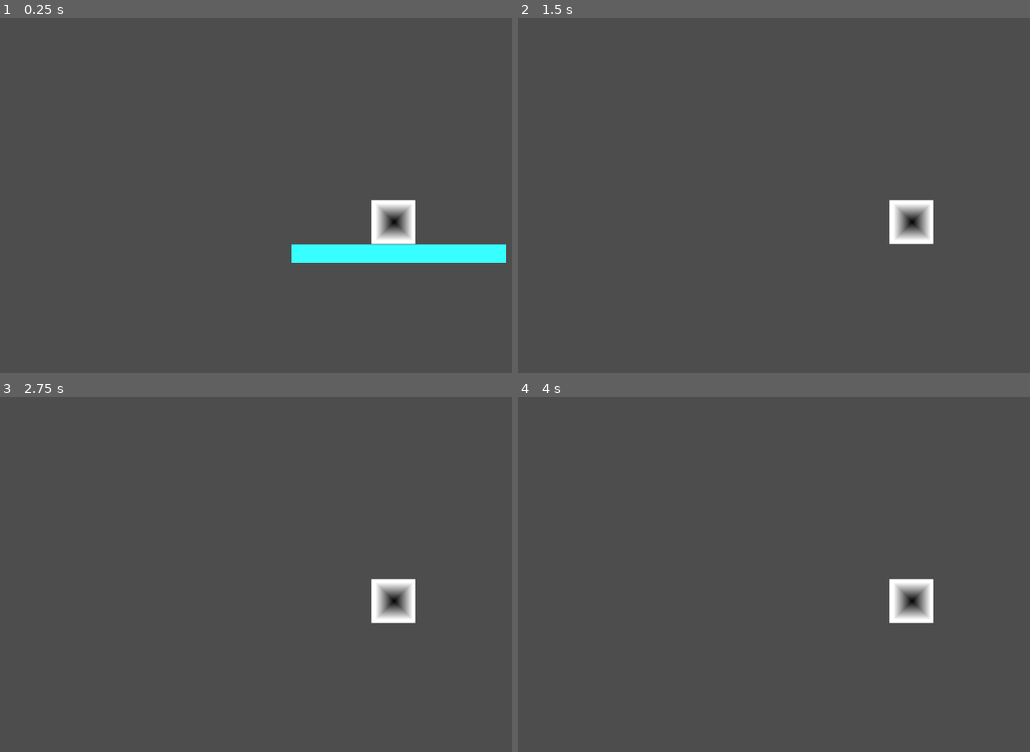
Above: before the commit, frames 1-4 (two rows, left to right).
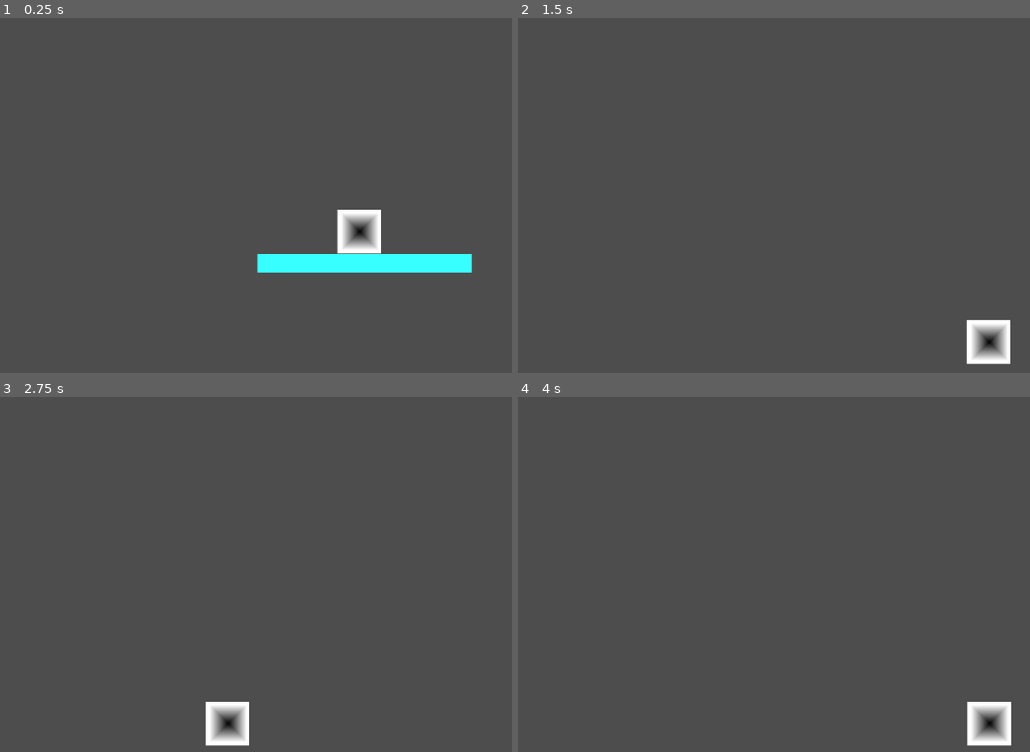
Above: after the commit, the same moments.

Repository: RedHeadEagles/Cafe-Bog-Game-Jam
Game: Godot game, scene res://scenes/world.tscn
Two runs of this game, one before a commit and one after it. Both use one fixed random seed, a clock stepped at 60 frames per second and the inputs below.
Inputs:
- Up to frame 1 (0.25 s): no input
- Up to frame 2 (1.5 s): hold Right (right) from 0.53 s (still down); tap Space (jump) at 0.77 s
- Up to frame 3 (2.75 s): tap Space (jump) at 1.52 s; tap Enter at 2 s; release Right (right) at 2.03 s; hold Left (left) from 2.03 s (still down)
- Up to frame 4 (4 s): release Left (left) at 2.78 s; hold Right (right) from 2.78 s (still down); tap Space (jump) at 3.02, 3.77 s

The runs differ from the first frame. In frame 1, 4.2% of the frame differs, in the area x 50-99%, y 51-72%; in frame 2, 2.0%; in frame 3, 2.0%; in frame 4, 2.0%.

Commit message:
slight camera smoothing

Diff:
--- a/scenes/human.tscn
+++ b/scenes/human.tscn
@@ -25,3 +25,5 @@
 texture = SubResource("GradientTexture2D_f3sb7")
 
 [node name="Camera2D" type="Camera2D" parent="."]
+position_smoothing_enabled = true
+drag_horizontal_offset = 0.6
